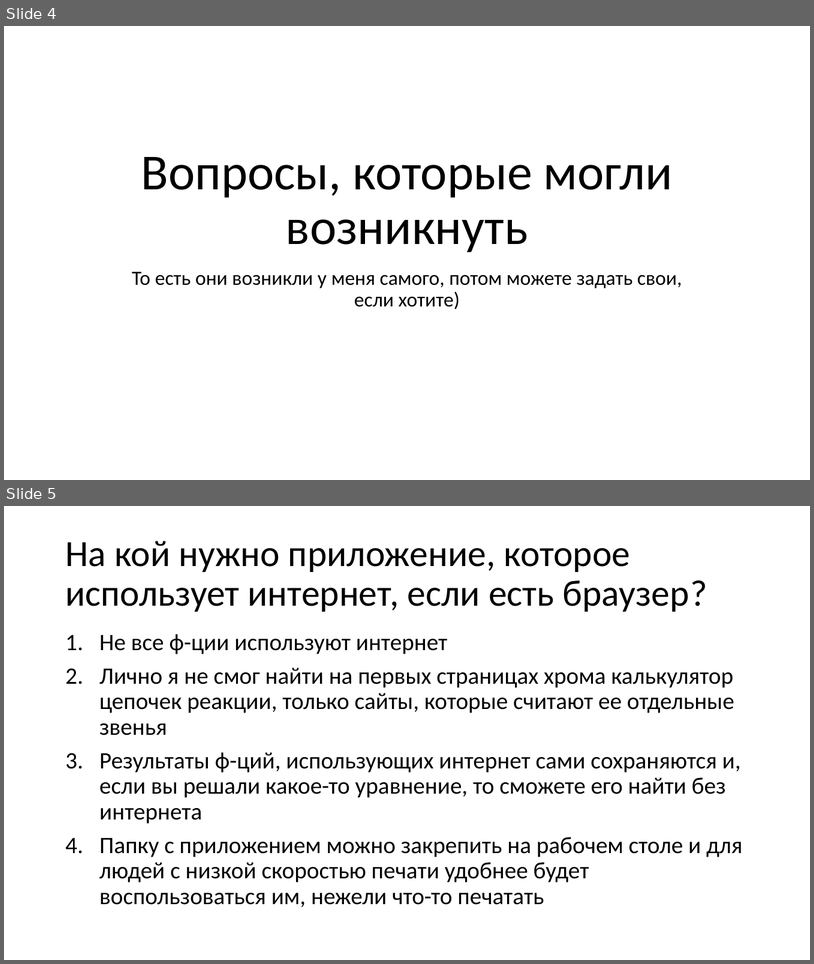
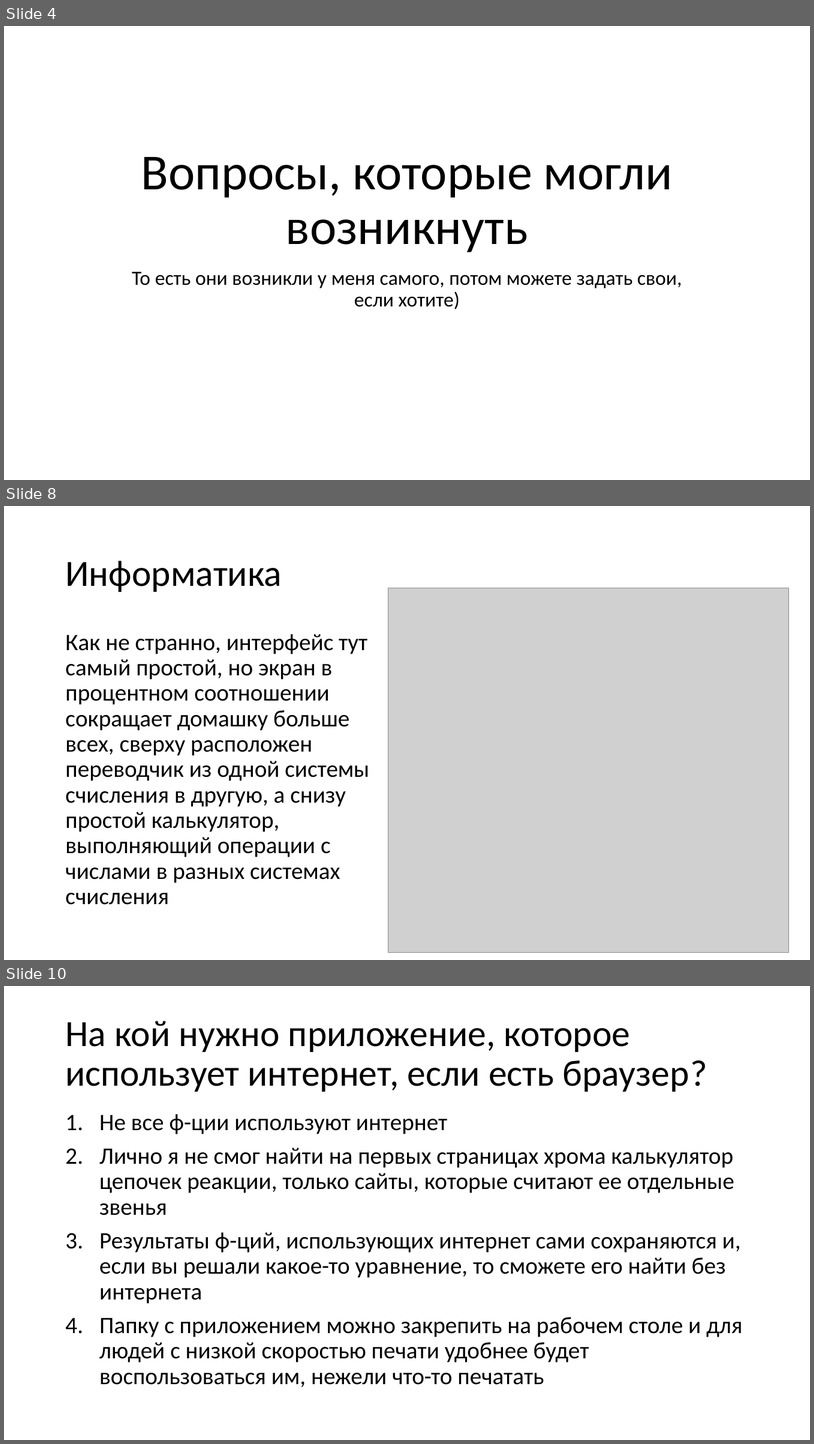
Before and after one commit to aNOOBisTheGod/yandex-lyceum-qt, a slide deck: presentation.pptx. Shown one above the other, each under a label of ours: slides 4 and 5 before the commit, slides 4, 8 and 10 after it; the slides between them are not shown. The pictures are 814x964 and 814x1444 pixels, drawn with LibreOffice and Linux fonts; fonts in the diff are those of the drawing; grey boxes stand for pictures. Boxes give left, top, right and bottom in pixels: in the first picture for what was removed or moved away, otherwise in the second. Text is boxed around its words. In the diff, an @@ line names an element or a change of style, - is before the commit and + after.

```diff
--- a/presentation.pptx
+++ b/presentation.pptx
@@ slide 8 added at box(4, 506, 810, 960), background #FFFFFF @@
@@ title added at box(65, 561, 282, 592), 44 pt, text #000000 @@
+Информатика
@@ picture added at box(388, 588, 789, 952) @@
@@ text added at box(65, 634, 369, 904), 28 pt, text #000000 @@
+Как не странно, интерфейс тут самый простой, но экран в процентном соотношении сокращает домашку больше всех, сверху расположен переводчик из одной системы счисления в другую, а снизу простой калькулятор, выполняющий операции с числами в разных системах счисления
@@ what was slide 5 is now slide 10 @@
```
Also in this commit, not shown: 3 slides changed, 4 other slides added, 16 other files.
